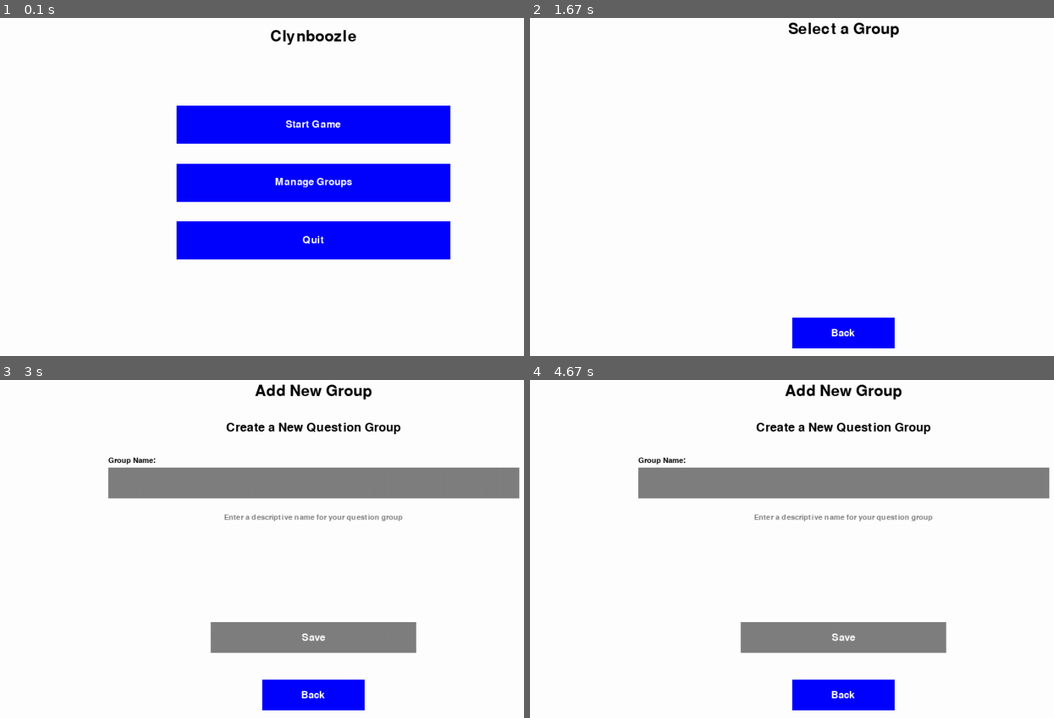
Above: before the commit, frames 1-4 (two rows, left to right).
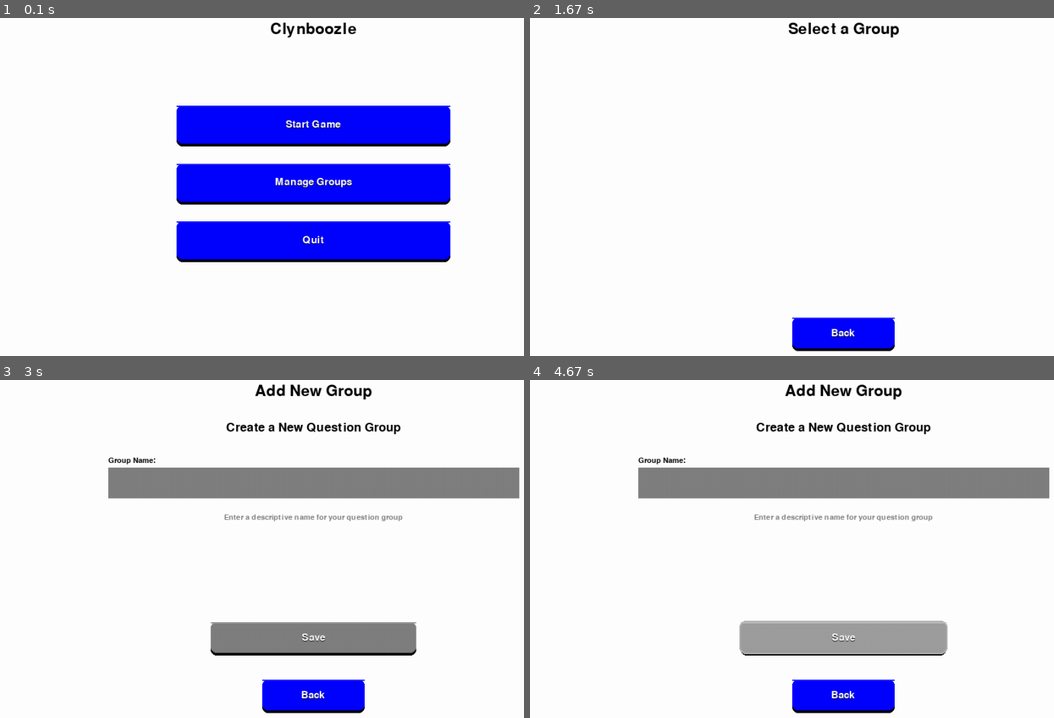
Above: after the commit, the same moments.

Repository: JacobG321/clynboozle
Game: pygame game, started from pygame_main.py
Same seed, same stepped clock (60 frames per second), same inputs: the game is played once before the commit and once after it.
Inputs (mouse positions are in pixels of both pictures, inside the frame that each line leads up to):
- Up to frame 1 (0.1 s): no input
- Up to frame 2 (1.67 s): click "Start Game" at 0.38 s; click (603, 325) at 0.72 s; press the mouse at (844, 183) at 1.03 s; move the mouse to (896, 156) at 1.13 s; release the mouse at (949, 129) at 1.27 s; press the mouse at (844, 183) at 1.37 s; move the mouse to (933, 109) at 1.47 s; release the mouse at (1022, 34) at 1.6 s
- Up to frame 3 (3 s): press the mouse at (314, 694) at 2.2 s; move the mouse to (335, 690) at 2.3 s; release the mouse at (361, 690) at 2.43 s; press the mouse at (314, 484) at 2.53 s; move the mouse to (204, 454) at 2.63 s; release the mouse at (89, 423) at 2.77 s
- Up to frame 4 (4.67 s): click (outside the picture) at 4.38 s

The runs differ from the first frame. In frame 1, 2.7% of the frame differs, in the area x 33-87%, y 1-73%; in frame 2, 0.3%; in frame 3, 0.8%; in frame 4, 4.3%, in the area x 39-80%, y 71-99%.

Commit message:
adding hover/click states to buttons

Diff:
--- a/db_manager.py
+++ b/db_manager.py
@@ -1,6 +1,4 @@
 import sqlite3
-import datetime
-import random
 
 DB_NAME = "clynboozle.db"
 
--- a/display_manager.py
+++ b/display_manager.py
@@ -9,8 +9,8 @@
         self.native_height = display_info.current_h
 
         # Base design resolution (what you're currently using)
-        self.base_width = 800  # Your current width
-        self.base_height = 600 # Your current height
+        self.base_width = 800
+        self.base_height = 600
 
         # Set initial scale factors
         self.scale_x = 1.0
--- a/game_logic.py
+++ b/game_logic.py
@@ -1,6 +1,3 @@
-import re
-import random
-import string
 from db_manager import DBManager
 
 class GameLogic:
--- a/pygame_main.py
+++ b/pygame_main.py
@@ -9,12 +9,6 @@
 
 # Initialize Display Manager
 display_manager = DisplayManager()
-
-# We'll now create a function to get scaled fonts instead of global font objects
-def get_font(size):
-    """Get a properly scaled font of the specified base size."""
-    return display_manager.get_scaled_font(size)
-
 
 # ---------------------------
 # Game States
@@ -75,16 +69,14 @@
 # ---------------------------
 # Draw Screens
 # ---------------------------
-def draw_main_menu(display_manager):
+def draw_main_menu(layout):
     """Draw the main menu screen with responsive elements."""
-    # Initialize responsive layout
-    layout = ResponsiveLayout(display_manager)
 
     # Clear screen
-    display_manager.screen.fill((255, 255, 255))  # white background
+    layout.display_manager.screen.fill('white')  # white background
 
     # Draw title
-    layout.draw_text_centered(0.1, "Clynboozle", size_multiplier=1.5)
+    layout.draw_text_centered(0.08, "Clynboozle", size_multiplier=1.5)
 
     # Create main menu buttons
     start_game_btn = layout.create_centered_button(
@@ -113,10 +105,9 @@
 
     return start_game_btn, manage_groups_btn, quit_btn
 
-def draw_manage_groups(display_manager):
+def draw_manage_groups(layout):
     """Draw the manage groups screen with responsive elements."""
-    layout = ResponsiveLayout(display_manager)
-    display_manager.screen.fill('white')
+    layout.display_manager.screen.fill('white')
 
     # Title
     layout.draw_text_centered(0.08, "Manage Groups", size_multiplier=1.5)
@@ -150,10 +141,9 @@
     return back_btn, add_group_btn, select_group_btn
 
 
-def draw_select_group(display_manager):
+def draw_select_group(layout):
     """Draw the group selection screen with responsive elements."""
-    layout = ResponsiveLayout(display_manager)
-    display_manager.screen.fill('white')
+    layout.display_manager.screen.fill('white')
 
     # Title
     layout.draw_text_centered(0.08, "Select a Group", size_multiplier=1.5)
@@ -188,10 +178,9 @@
 
     return back_btn, group_buttons
 
-def draw_add_group(display_manager, input_text):
+def draw_add_group(layout, input_text):
     """Draw the add group screen with responsive elements."""
-    layout = ResponsiveLayout(display_manager)
-    display_manager.screen.fill('white')
+    layout.display_manager.screen.fill('white')
 
     # Headers
     layout.draw_text_centered(0.08, "Add New Group", size_multiplier=1.5)
@@ -233,10 +222,9 @@
 
     return back_btn, input_box, save_btn
 
-def draw_view_group(display_manager, question_group_id):
+def draw_view_group(layout, question_group_id):
     """Draw the question group view screen with responsive elements."""
-    layout = ResponsiveLayout(display_manager)
-    display_manager.screen.fill('white')
+    layout.display_manager.screen.fill('white')
 
     # Title
     layout.draw_text_centered(0.08, f"Group {question_group_id} Questions", size_multiplier=1.5)
@@ -300,10 +288,9 @@
 
     return back_btn, add_question_btn, delete_group_btn, question_buttons
 
-def draw_select_question_type(display_manager):
+def draw_select_question_type(layout):
     """Draw the question type selection screen with responsive elements."""
-    layout = ResponsiveLayout(display_manager)
-    display_manager.screen.fill('white')
+    layout.display_manager.screen.fill('white')
 
     # Title
     layout.draw_text_centered(0.08, "Select Question Type", size_multiplier=1.5)
@@ -338,10 +325,9 @@
     return (back_btn, *buttons)
 
 
-def draw_add_questions(display_manager):
+def draw_add_questions(layout):
     """Draw the question addition screen with responsive elements."""
-    layout = ResponsiveLayout(display_manager)
-    display_manager.screen.fill('white')
+    layout.display_manager.screen.fill('white')
 
     # Title
     layout.draw_text_centered(0.08, "Add Question Details", size_multiplier=1.5)
@@ -451,10 +437,9 @@
 # ---------------------------
 # GAME LOGIC
 # ---------------------------
-def draw_session_setup(display_manager):
+def draw_session_setup(layout):
     """Draw the game session setup screen with responsive elements."""
-    layout = ResponsiveLayout(display_manager)
-    display_manager.screen.fill('white')
+    layout.display_manager.screen.fill('white')
 
     # Title
     layout.draw_text_centered(0.08, "Session Setup", size_multiplier=1.5)
@@ -509,10 +494,9 @@
 
     return back_btn, group_buttons, time_box, create_session_btn
 
-def draw_team_setup(display_manager):
+def draw_team_setup(layout):
     """Draw the team setup screen with responsive elements."""
-    layout = ResponsiveLayout(display_manager)
-    display_manager.screen.fill('white')
+    layout.display_manager.screen.fill('white')
 
     # Title
     layout.draw_text_centered(0.08, "Team Setup", size_multiplier=1.5)
@@ -564,10 +548,9 @@
 
     return back_btn, team_box, add_team_btn, done_btn
 
-def draw_gameplay(display_manager):
+def draw_gameplay(layout):
     """Draw the main gameplay screen with responsive elements."""
-    layout = ResponsiveLayout(display_manager)
-    display_manager.screen.fill('white')
+    layout.display_manager.screen.fill('white')
 
     # Check for active session
     if not game_logic.current_session_id:
@@ -611,7 +594,7 @@
     aq = question_data.get("active_question")
     if aq is None:
         if not db.any_questions_left_for_session(game_logic.current_session_id, s_data['question_group_id']):
-            end_btn = draw_final_scores(display_manager)
+            end_btn = draw_final_scores(layout)
             return end_btn, None, None, None
 
     # Display question
@@ -711,10 +694,9 @@
 
     return end_btn, None, clickable_buttons, None
 
-def draw_final_scores(display_manager):
+def draw_final_scores(layout):
     """Draw the final scores screen with responsive elements."""
-    layout = ResponsiveLayout(display_manager)
-    display_manager.screen.fill('white')
+    layout.display_manager.screen.fill('white')
 
     # Title
     layout.draw_text_centered(0.08, "No more questions left!", size_multiplier=1.2, color=(255, 0, 0))
@@ -759,10 +741,9 @@
 
     return end_btn
 
-def draw_feedback(display_manager):
+def draw_feedback(layout):
     """Draw the feedback screen with responsive elements."""
-    layout = ResponsiveLayout(display_manager)
-    display_manager.screen.fill('white')
+    layout.display_manager.screen.fill('white')
 
     # Title
     layout.draw_text_centered(0.08, "Result", size_multiplier=1.5)
@@ -1284,37 +1265,42 @@
     running = True
     buttons = None
 
+    # Create a single layout instance
+    layout = ResponsiveLayout(display_manager)
+
     while running:
-        # Draw
+        mouse_pos = pygame.mouse.get_pos()
+        mouse_pressed = pygame.mouse.get_pressed()[0]  # Left mouse button
+        layout.update_mouse_state(mouse_pos, mouse_pressed)
+
         if current_state == MAIN_MENU:
-            buttons = draw_main_menu(display_manager)
+            buttons = draw_main_menu(layout)
         elif current_state == MANAGE_GROUPS:
-            buttons = draw_manage_groups(display_manager)
+            buttons = draw_manage_groups(layout)
         elif current_state == ADD_GROUP:
-            buttons = draw_add_group(display_manager, input_text)
+            buttons = draw_add_group(layout, input_text)
         elif current_state == SELECT_GROUP:
-            buttons = draw_select_group(display_manager)
+            buttons = draw_select_group(layout)
         elif current_state == VIEW_GROUP:
-            buttons = draw_view_group(display_manager, selected_question_group_id)
+            buttons = draw_view_group(layout, selected_question_group_id)
         elif current_state == SELECT_QUESTION_TYPE:
-            buttons = draw_select_question_type(display_manager)
+            buttons = draw_select_question_type(layout)
         elif current_state == ADD_QUESTIONS:
-            buttons = draw_add_questions(display_manager)
+            buttons = draw_add_questions(layout)
         elif current_state == SESSION_SETUP:
-            buttons = draw_session_setup(display_manager)
+            buttons = draw_session_setup(layout)
         elif current_state == TEAM_SETUP:
-            buttons = draw_team_setup(display_manager)
+            buttons = draw_team_setup(layout)
         elif current_state == GAMEPLAY:
-            buttons = draw_gameplay(display_manager)
+            buttons = draw_gameplay(layout)
         elif current_state == FEEDBACK:
-            buttons = draw_feedback(display_manager)
+            buttons = draw_feedback(layout)
         for event in pygame.event.get():
             if event.type == pygame.VIDEORESIZE:
-                display_manager.update_display_size(event.w, event.h)
+                layout.update_display_size(event.w, event.h)
             if event.type == pygame.QUIT:
                 running = False
             if event.type == pygame.MOUSEBUTTONDOWN:
-                design_x, design_y = display_manager.unscale_pos(*event.pos)
                 if current_state == MAIN_MENU:
                     handle_main_menu(event, buttons)
                 elif current_state == MANAGE_GROUPS:
@@ -1360,7 +1346,7 @@
                     handle_gameplay_keydown(event)
 
         pygame.display.flip()
-        clock.tick(30)
+        clock.tick(60)
 
     pygame.quit()
 
--- a/responsive_layout.py
+++ b/responsive_layout.py
@@ -5,6 +5,9 @@
     def __init__(self, display_manager):
         self.display_manager = display_manager
         self.update_scale_factors()
+        # Track mouse state
+        self.mouse_pos = (0, 0)
+        self.mouse_pressed = False
 
     def update_scale_factors(self):
         """Update scale factors based on current screen dimensions"""
@@ -18,6 +21,95 @@
     def get_font(self, size_multiplier: float = 1.0) -> pygame.font.Font:
         """Get a scaled font based on screen size"""
         return pygame.font.Font(None, int(self.base_font_size * size_multiplier))
+
+    def update_mouse_state(self, pos, pressed):
+        """Update current mouse position and state"""
+        # Scale the mouse position to match our coordinate system
+        scaled_x, scaled_y = self.display_manager.unscale_pos(pos[0], pos[1])
+        self.mouse_pos = (scaled_x, scaled_y)
+        self.mouse_pressed = pressed
+
+        # Store previous frame's press state to detect transitions
+        if not hasattr(self, 'prev_pressed'):
+            self.prev_pressed = False
+
+        # Detect press and release events
+        self.just_pressed = pressed and not self.prev_pressed
+        self.just_released = not pressed and self.prev_pressed
+        self.prev_pressed = pressed
+
+    def adjust_color(self, color: Tuple[int, int, int], amount: int) -> Tuple[int, int, int]:
+        """Lighten or darken a color by the given amount"""
+        return tuple(min(255, max(0, c + amount)) for c in color)
+
+    def draw_button(self, rect: pygame.Rect, color: Tuple[int, int, int],
+                    text: str, text_color: Tuple[int, int, int],
+                    pressed: bool = False, hovered: bool = False):
+        """Draw a button with enhanced hover and press effects"""
+        SHADOW_OFFSET = 4
+        PRESS_OFFSET = 3
+
+        # Original position for reference
+        original_y = rect.y
+
+        # Shadow effect (only when not pressed)
+        if not pressed:
+            shadow_rect = rect.copy()
+            shadow_rect.y += SHADOW_OFFSET
+            pygame.draw.rect(self.display_manager.screen, (0, 0, 0, 128),
+                            shadow_rect, border_radius=8)
+
+        # Button background
+        button_rect = rect.copy()
+        if pressed:
+            button_rect.y += PRESS_OFFSET  # Move down when pressed
+            button_color = self.adjust_color(color, -40)  # Darker when pressed
+            # Add a darker inner shadow when pressed
+            inner_shadow = button_rect.copy()
+            inner_shadow.y -= 1
+            pygame.draw.rect(self.display_manager.screen,
+                            self.adjust_color(color, -60),
+                            inner_shadow, border_radius=8)
+        elif hovered:
+            button_color = self.adjust_color(color, 30)  # Lighter when hovered
+            # Add a subtle glow effect when hovered
+            glow_rect = button_rect.copy()
+            glow_rect.inflate_ip(4, 4)
+            pygame.draw.rect(self.display_manager.screen,
+                            self.adjust_color(color, 50),
+                            glow_rect, border_radius=10)
+        else:
+            button_color = color
+
+        # Draw the main button
+        pygame.draw.rect(self.display_manager.screen, button_color,
+                        button_rect, border_radius=8)
+
+        # Add a subtle top highlight for 3D effect
+        highlight_rect = button_rect.copy()
+        highlight_rect.height = 2
+        pygame.draw.rect(self.display_manager.screen,
+                        self.adjust_color(button_color, 30),
+                        highlight_rect, border_radius=8)
+
+        # Text with shadow
+        font = self.get_font()
+        if pressed:
+            text_color = self.adjust_color(text_color, -30)
+        text_surface = font.render(text, True, text_color)
+        text_rect = text_surface.get_rect(center=button_rect.center)
+
+        # Draw text shadow when not pressed
+        if not pressed:
+            shadow_text_rect = text_rect.copy()
+            shadow_text_rect.y += 1
+            shadow_surface = font.render(text, True, (0, 0, 0, 128))
+            self.display_manager.screen.blit(shadow_surface, shadow_text_rect)
+
+        # Draw main text
+        self.display_manager.screen.blit(text_surface, text_rect)
+
+        return button_rect
 
     def create_centered_button(self,
                              y_percent: float,
@@ -33,14 +125,12 @@
         x = int((self.screen_width - width) / 2)
 
         button_rect = pygame.Rect(x, y, width, height)
-        pygame.draw.rect(self.display_manager.screen, color, button_rect)
-
-        font = self.get_font()
-        text_surface = font.render(text, True, text_color)
-        text_rect = text_surface.get_rect(center=button_rect.center)
-        self.display_manager.screen.blit(text_surface, text_rect)
-
-        return button_rect
+
+        # Check if mouse is over button
+        hovered = button_rect.collidepoint(self.mouse_pos)
+        pressed = hovered and self.mouse_pressed
+
+        return self.draw_button(button_rect, color, text, text_color, pressed, hovered)
 
     def create_positioned_button(self,
                                x_percent: float,
@@ -57,14 +147,12 @@
         y = int(self.screen_height * y_percent)
 
         button_rect = pygame.Rect(x, y, width, height)
-        pygame.draw.rect(self.display_manager.screen, color, button_rect)
-
-        font = self.get_font()
-        text_surface = font.render(text, True, text_color)
-        text_rect = text_surface.get_rect(center=button_rect.center)
-        self.display_manager.screen.blit(text_surface, text_rect)
-
-        return button_rect
+
+        # Check if mouse is over button
+        hovered = button_rect.collidepoint(self.mouse_pos)
+        pressed = hovered and self.mouse_pressed
+
+        return self.draw_button(button_rect, color, text, text_color, pressed, hovered)
 
     def draw_text_centered(self,
                           y_percent: float,
